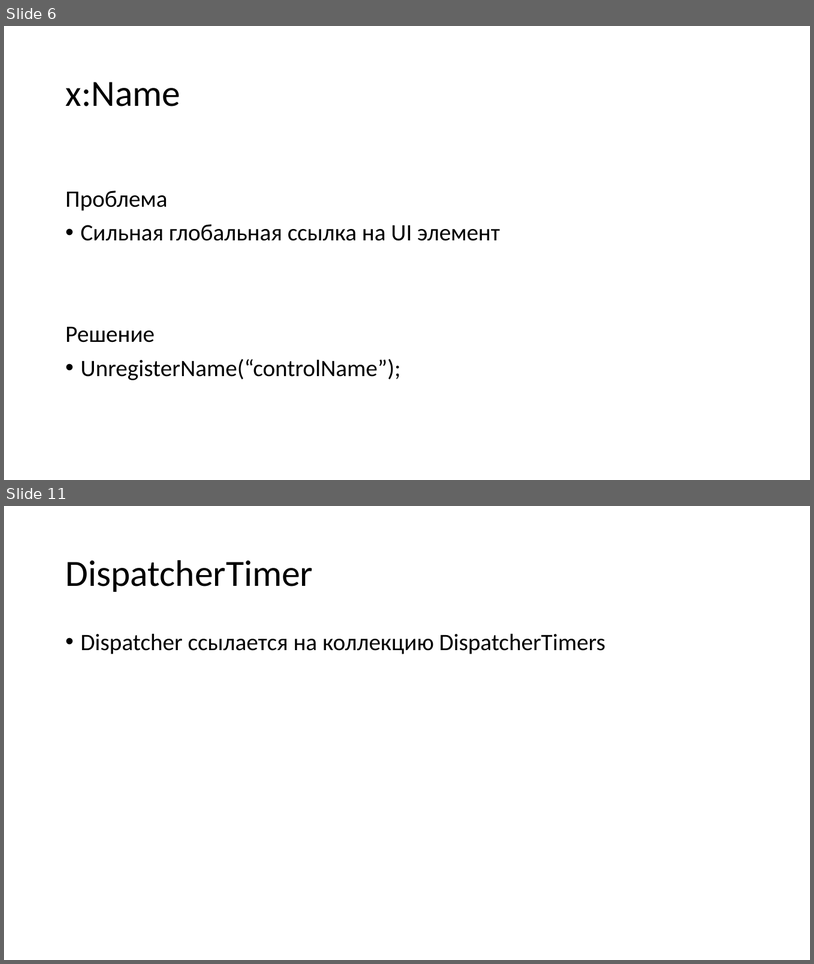
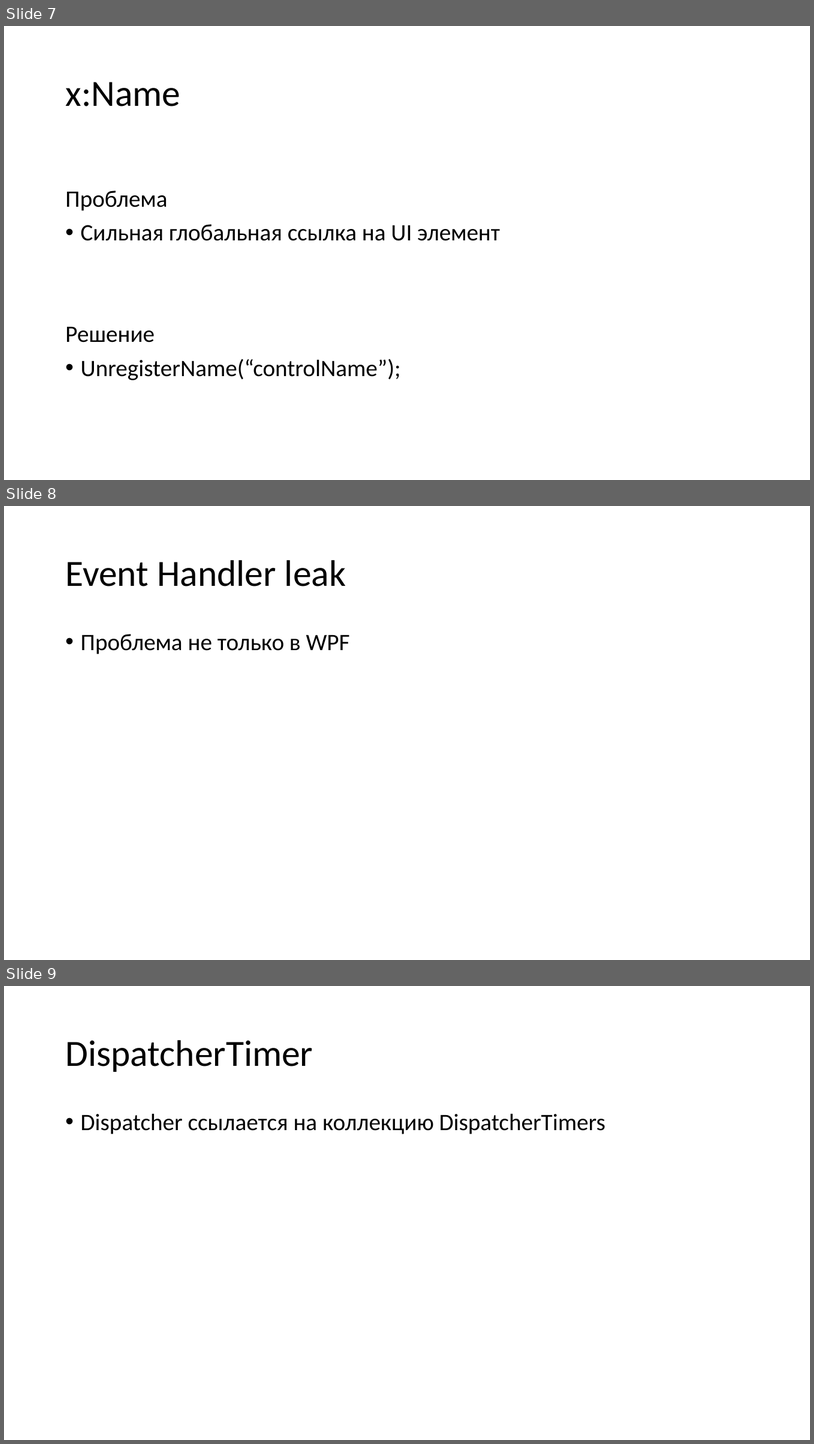
Before and after one commit to Talrandel/MemoryLeak, a slide deck: Утечки памяти.pptx. Shown one above the other, each under a label of ours: slides 6 and 11 before the commit, slides 7, 8 and 9 after it; the slides between them are not shown. The pictures are 814x964 and 814x1444 pixels, drawn with LibreOffice and Linux fonts; fonts in the diff are those of the drawing. Boxes give left, top, right and bottom in pixels: in the first picture for what was removed or moved away, otherwise in the second. Text is boxed around its words. In the diff, an @@ line names an element or a change of style, - is before the commit and + after.

```diff
--- a/Утечки памяти.pptx
+++ b/Утечки памяти.pptx
@@ slide 8 added at bbox=[4, 506, 810, 960], background #FFFFFF @@
@@ title added at bbox=[65, 560, 346, 586], 44 pt, text #000000 @@
+Event Handler leak
@@ text added at bbox=[81, 634, 350, 654], 28 pt, text #000000 @@
+• Проблема не только в WPF
@@ what was slide 6 is now slide 7 @@
@@ what was slide 11 is now slide 9 @@
```
Also in this commit, not shown: 1 slide changed, 4 other slides added, 6 slides removed.
